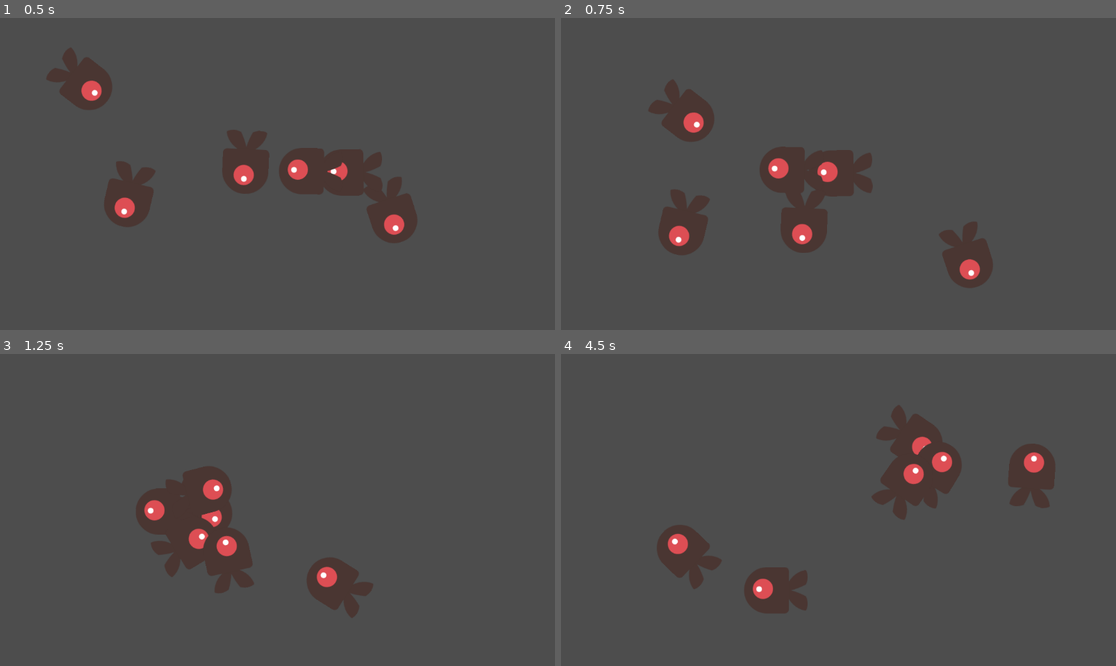
Above: before the commit, frames 1-4 (two rows, left to right).
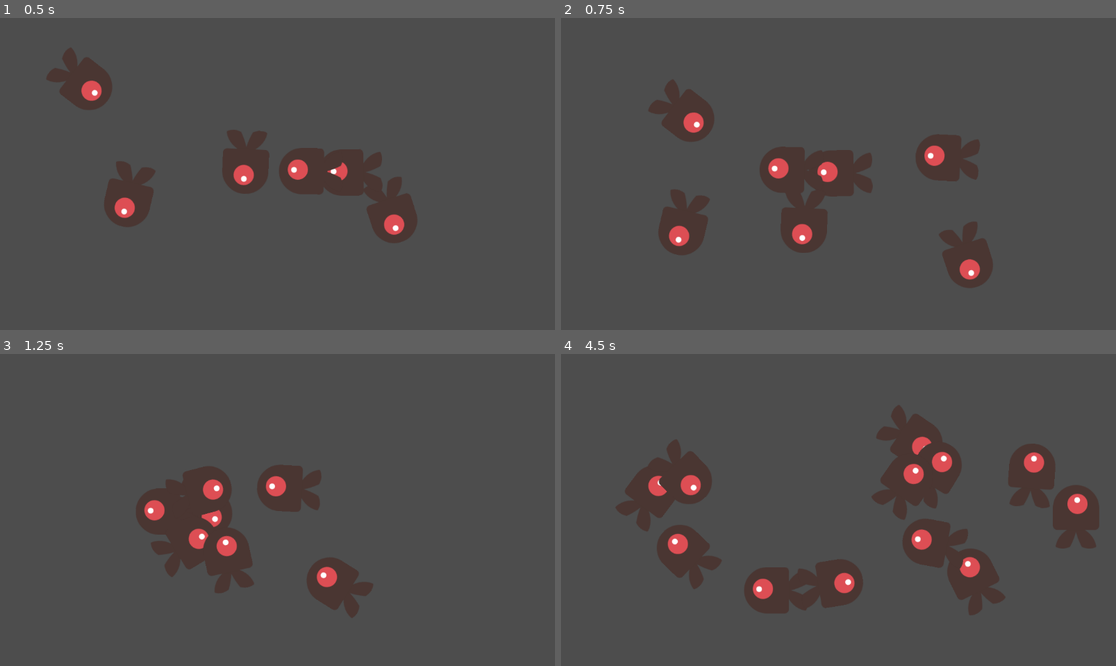
Above: after the commit, the same moments.

Repository: publicjoey/fish0321
Game: Godot game, scene res://Aquarium.tscn
The game is run twice, just before and just after one commit, with the same random seed, the same clock (stepped at 60 frames per second) and the same inputs.
Inputs (mouse positions are in pixels of both pictures, inside the frame that each line leads up to):
- Up to frame 1 (0.5 s): no input
- Up to frame 2 (0.75 s): move the mouse to (960, 158) at 0.52 s; click (960, 158) at 0.67 s
- Up to frame 3 (1.25 s): no input
- Up to frame 4 (4.5 s): move the mouse to (727, 525) at 1.27 s; click (727, 525) at 1.42 s; move the mouse to (894, 441) at 2.02 s; click (894, 441) at 2.17 s; move the mouse to (810, 572) at 2.77 s; click (810, 572) at 2.92 s; move the mouse to (1005, 556) at 3.52 s; click (1005, 556) at 3.67 s; move the mouse to (672, 463) at 4.27 s; click (672, 463) at 4.42 s

Frame 1 is identical in both runs. In frame 2, 1.3% of the frame differs, in the area x 63-76%, y 37-53%; in frame 3, 1.3%; in frame 4, 7.4%, in the area x 9-97%, y 27-84%.

Commit message:
click add fish_ok
滑鼠點擊位置新增魚

Diff:
--- a/Aquarium.gd
+++ b/Aquarium.gd
@@ -7,14 +7,24 @@
 	randomize()
 	_spawn_fish()
 
+	# 讓 Godot 偵測滑鼠點擊
+	set_process_input(true)
+
 func _spawn_fish():
 	var aquarium_size = get_viewport_rect().size  # 取得水族箱大小
 
 	for i in range(fish_count):
-		var fish = fish_scene.instantiate()  # 建立魚
-		fish.position = Vector2(
+		_add_fish(Vector2(
 			randf_range(50, aquarium_size.x - 50),
 			randf_range(50, aquarium_size.y - 50)
-		)  # 隨機位置
+		))  # 隨機位置
 
-		get_node("FishContainer").add_child(fish)  # 加入場景
+func _add_fish(position: Vector2):
+	var fish = fish_scene.instantiate()  # 建立魚
+	fish.position = position  # 設定位置
+	get_node("FishContainer").add_child(fish)  # 加入場景
+
+# 處理滑鼠點擊
+func _input(event):
+	if event is InputEventMouseButton and event.pressed:
+		_add_fish(event.position)  # 在滑鼠點擊位置新增魚
